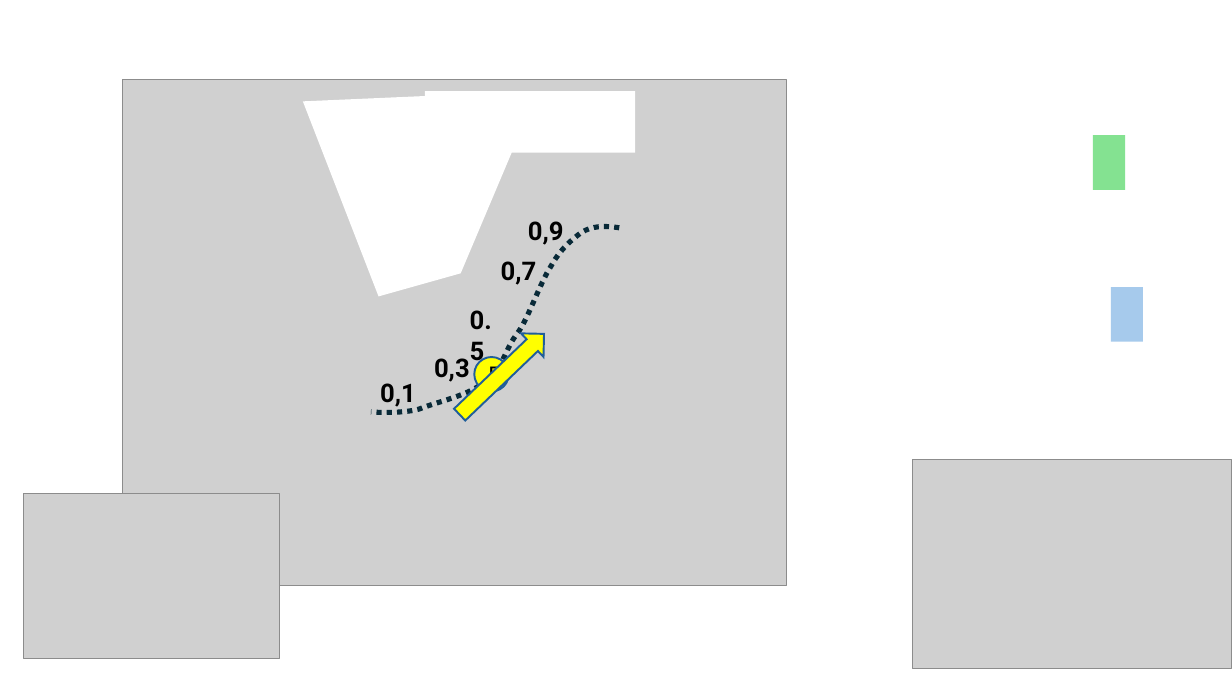
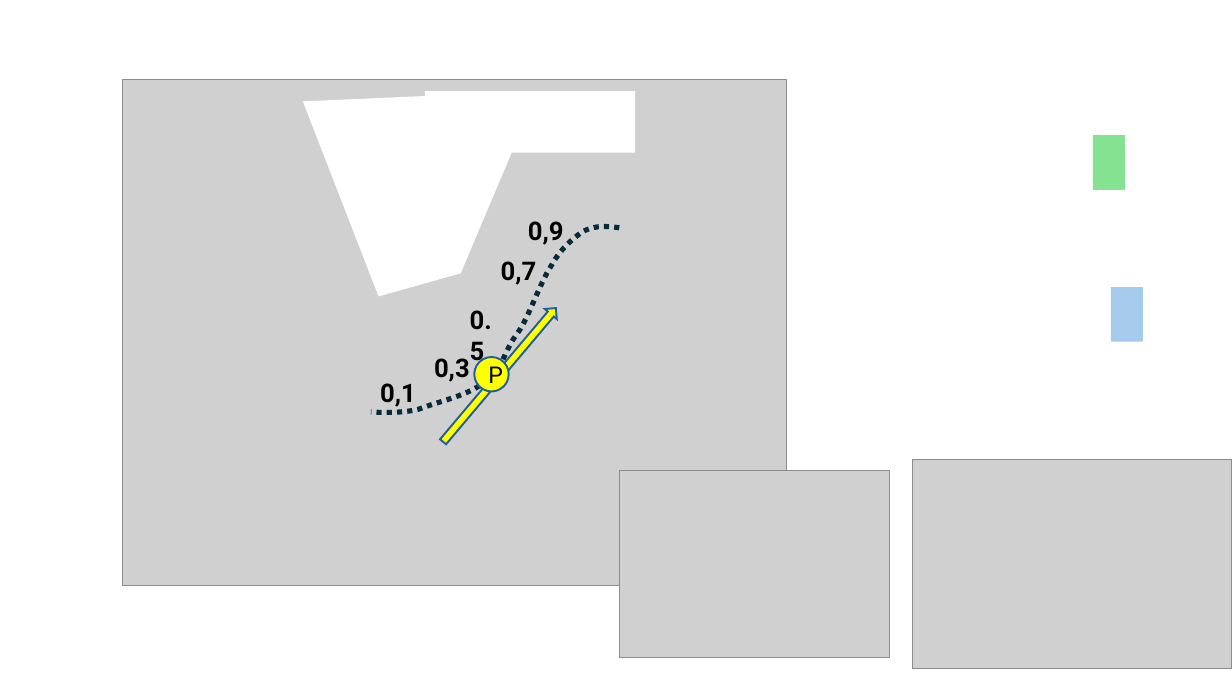
Before and after one commit to pirelaurent/IA_boite_blanche, a slide deck: slide 14 of outillage.pptx. Drawn at 1232x693 pixels with LibreOffice and Linux fonts; fonts in the diff are those of the drawing; grey boxes stand for pictures. Boxes give left, top, right and bottom in pixels: in the first picture for what was removed or moved away, otherwise in the second. Text is boxed around its words. In the diff, an @@ line names an element or a change of style, - is before the commit and + after.

```diff
--- a/outillage.pptx
+++ b/outillage.pptx
@@ right arrow at box(437, 303, 562, 447): rotation 316 to 310 degrees @@
@@ picture added at box(619, 470, 889, 657) @@
@@ picture removed at box(23, 494, 280, 658) @@
```
Also in this commit, not shown: 2 other slides changed, 8 other files.
